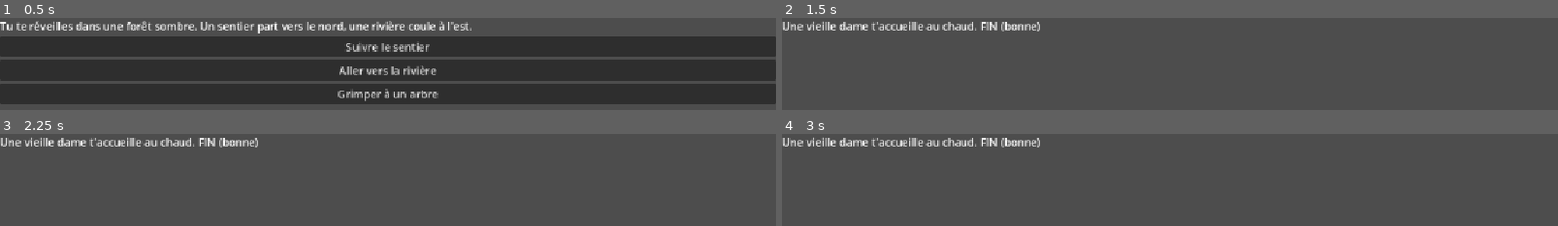
Above: before the commit, frames 1-4 (two rows, left to right).
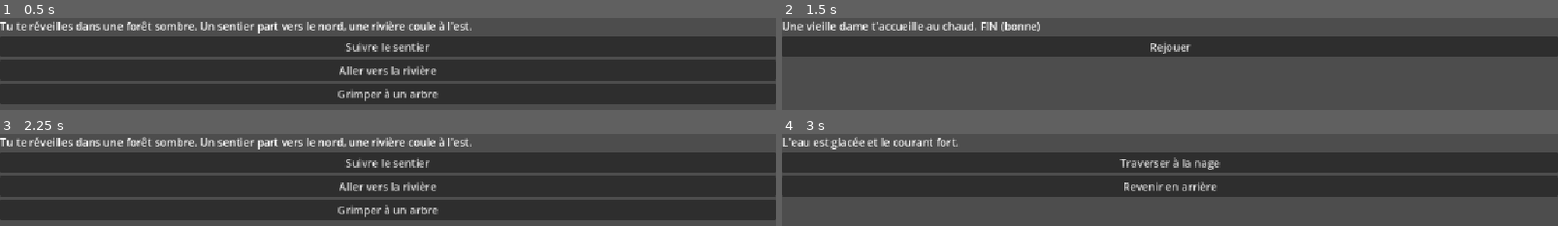
Above: after the commit, the same moments.

Repository: thomassombrun/Code_Lab_Livre_dont_vous_etes_le_heros
Game: Godot game, scene res://jeu.tscn
Two runs of this game, one before a commit and one after it. Both use one fixed random seed, a clock stepped at 60 frames per second and the inputs below.
Inputs (mouse positions are in pixels of both pictures, inside the frame that each line leads up to):
- Up to frame 1 (0.5 s): no input
- Up to frame 2 (1.5 s): click "Suivre le sentier" at 0.5 s; click "Frapper à la porte" at 1.25 s
- Up to frame 3 (2.25 s): click (388, 162) at 2 s, where only the run after the commit has a clickable "Rejouer"
- Up to frame 4 (3 s): click (1170, 186) at 2.75 s, where only the run after the commit has a clickable "Aller vers la rivière"

Frame 1 is identical in both runs. In frame 2, 22% of the frame differs, in the area x 0-100%, y 20-43%; in frame 3, 70%, in the area x 0-100%, y 3-94%; in frame 4, 46%.

Commit message:
Etape 3 et 4 : moteur générique et fins

Diff:
--- a/jeu.gd
+++ b/jeu.gd
@@ -1,9 +1,7 @@
 extends Control
 
 @onready var texte = $VBoxContainer/Texte
-@onready var choix1 = $VBoxContainer/Choix1
-@onready var choix2 = $VBoxContainer/Choix2
-@onready var choix3 = $VBoxContainer/Choix3
+@onready var boite_choix = $VBoxContainer/Choix
 
 # L'HISTOIRE : uniquement des données, aucune logique
 var histoire = {
@@ -50,25 +48,30 @@
 	}
 }
 
-var passage = "debut"
+const DEPART = "debut"
+var passage = DEPART
 
 func _ready():
-	choix1.pressed.connect(_on_choix.bind(0))
-	choix2.pressed.connect(_on_choix.bind(1))
-	choix3.pressed.connect(_on_choix.bind(2))
 	afficher()
 
 func afficher():
 	var p = histoire[passage]
 	texte.text = p["texte"]
-	var boutons = [choix1, choix2, choix3]
-	for i in boutons.size():
-		if i < p["choix"].size():
-			boutons[i].text = p["choix"][i]["libelle"]
-			boutons[i].visible = true
-		else:
-			boutons[i].visible = false
+	for bouton in boite_choix.get_children():
+		bouton.queue_free()
+	if p["choix"].is_empty():
+		ajouter_bouton("Rejouer", DEPART)
+		return
+	for c in p["choix"]:
+		ajouter_bouton(c["libelle"], c["suite"])
 
-func _on_choix(index):
-	passage = histoire[passage]["choix"][index]["suite"]
+func ajouter_bouton(libelle, suite):
+	var bouton = Button.new()
+	bouton.text = libelle
+	bouton.pressed.connect(aller_a.bind(suite))
+	boite_choix.add_child(bouton)
+
+
+func aller_a(suite):
+	passage = suite
 	afficher()
--- a/jeu.tscn
+++ b/jeu.tscn
@@ -23,11 +23,5 @@
 layout_mode = 2
 autowrap_mode = 2
 
-[node name="Choix1" type="Button" parent="VBoxContainer" unique_id=723611021]
+[node name="Choix" type="VBoxContainer" parent="VBoxContainer" unique_id=1589912952]
 layout_mode = 2
-
-[node name="Choix2" type="Button" parent="VBoxContainer" unique_id=102007901]
-layout_mode = 2
-
-[node name="Choix3" type="Button" parent="VBoxContainer" unique_id=2045339860]
-layout_mode = 2
